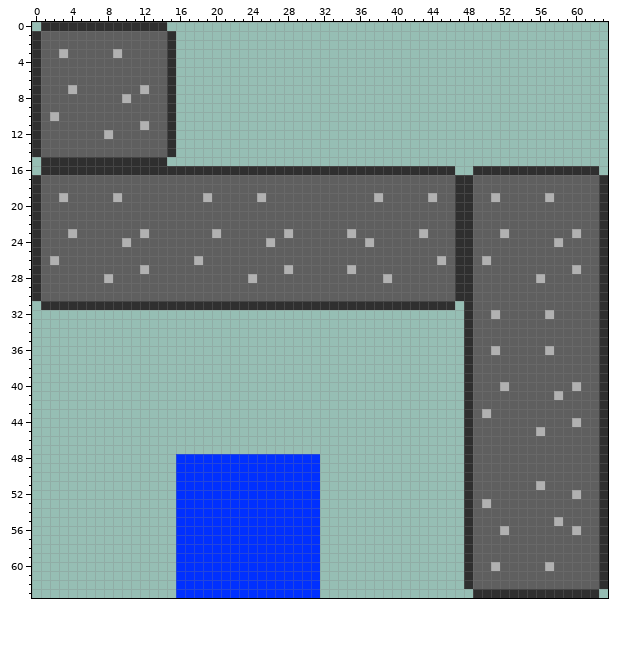
Two states of a pixel-art sprite, android/assets/levels/concrete.png. Above is the file before it was changed.
The file is 64x64 pixels. Colours within 5 levels of each other are drawn and written as one.
New version:
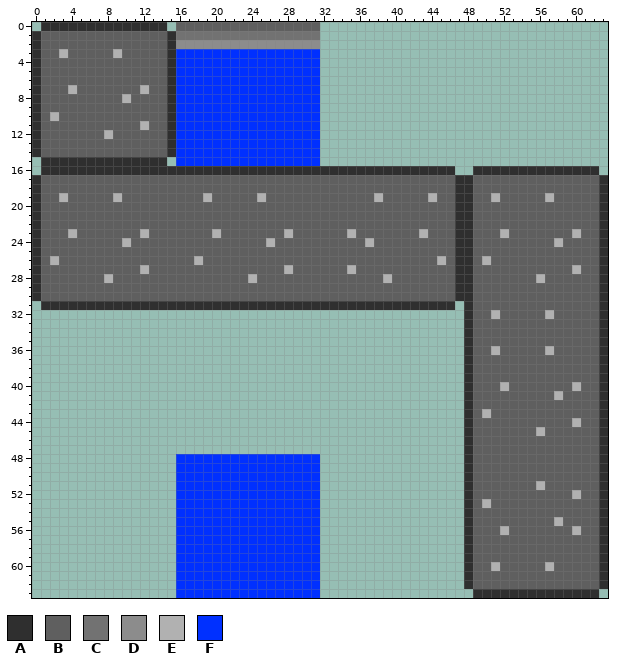
Palette (. is transparent): A #2f2f2f  B #5f5f5f  C #727272  D #8c8c8c  E #b1b1b1  F #0030ff
The edit:
Changed rows in their new state; - is an unchanged pixel.
first column x 16:
 0 BBBBBBBBBBBBBBBB
 1 CCCCCCCCCCCCCCCC
 2 DDDDDDDDDDDDDDDD
 3 FFFFFFFFFFFFFFFF
 4 FFFFFFFFFFFFFFFF
 5 FFFFFFFFFFFFFFFF
 6 FFFFFFFFFFFFFFFF
 7 FFFFFFFFFFFFFFFF
 8 FFFFFFFFFFFFFFFF
 9 FFFFFFFFFFFFFFFF
10 FFFFFFFFFFFFFFFF
11 FFFFFFFFFFFFFFFF
12 FFFFFFFFFFFFFFFF
13 FFFFFFFFFFFFFFFF
14 FFFFFFFFFFFFFFFF
15 FFFFFFFFFFFFFFFF
